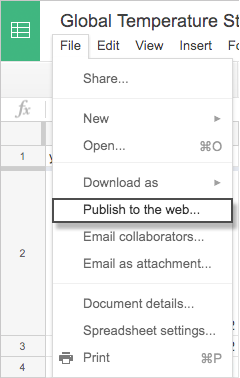
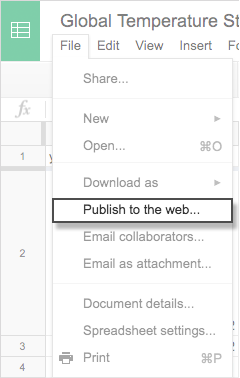
Two versions of the same layered image (240x378). Layer-by-layer changes:
"Group 1": opacity 75% → 50% over 0, 0, 239, 378
